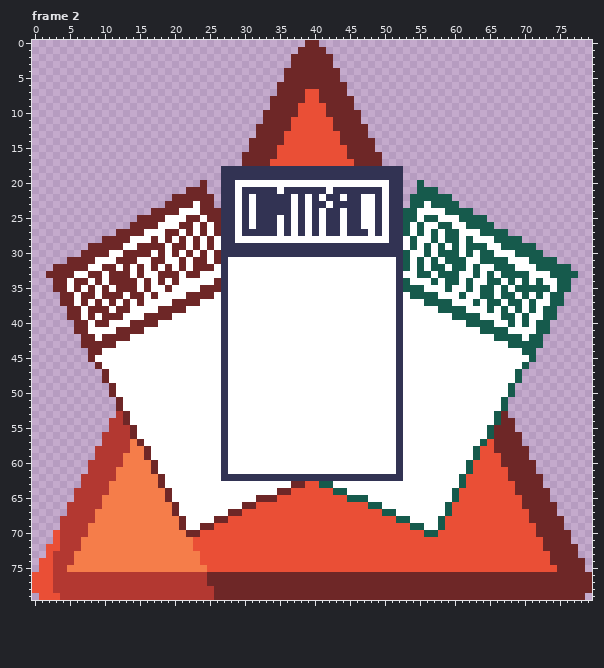
One commit to this pixel-art file: Assets/Sprite/Ase/shopalert.ase. That is the earlier state.
80x80 pixels, 8 frames. Shown: frame 2. The commit also changed other frames, which this record leaves out.
The same view after the edit:
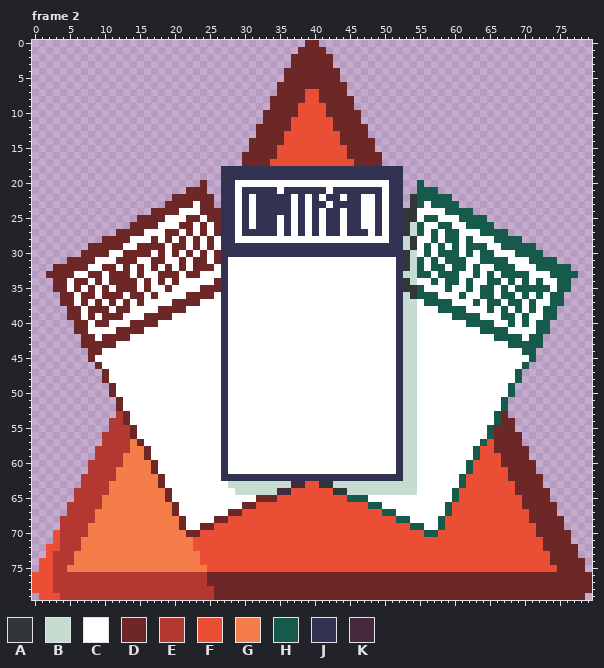
Palette (. is transparent): A #313638  B #c7dcd0  C #ffffff  D #6e2727  E #b33831  F #ea4f36  G #f57d4a  H #165a4c  J #323353  K #45293f
What changed:
Frame 2, layer "Layer 5":
Colour A replaces colour H in rows 22 to 23 at x 54; in rows 24 to 25 at x 53 to 54; in rows 26 to 27 at x 53; in rows 28 to 29 at x 54; in rows 30 to 32 at x 53; in row 34 at x 53.
Colour A replaces colour H in row 35 at x 53 to 54; in row 36 at x 54; in row 63 at x 41 to 42; in row 64 at x 43 to 44.
Colour B replaces colour C in rows 26 to 27 at x 54; in rows 28 to 29 at x 53; in rows 30 to 32 at x 54; in row 33 at x 53 to 54; in row 34 at x 54; in row 36 at x 53.
Colour B replaces colour C in rows 37 to 62 at x 53 to 54; in row 63 at x 28 to 36 and 43 to 54; in row 64 at x 29 to 34 and 45 to 54.
Colour K replaces colour D in row 63 at x 37 to 38; in row 64 at x 35 to 36.
Where, in picture pixels (left, top, right, bottom), the same in both pictures:
changed: (228, 194, 417, 495)
